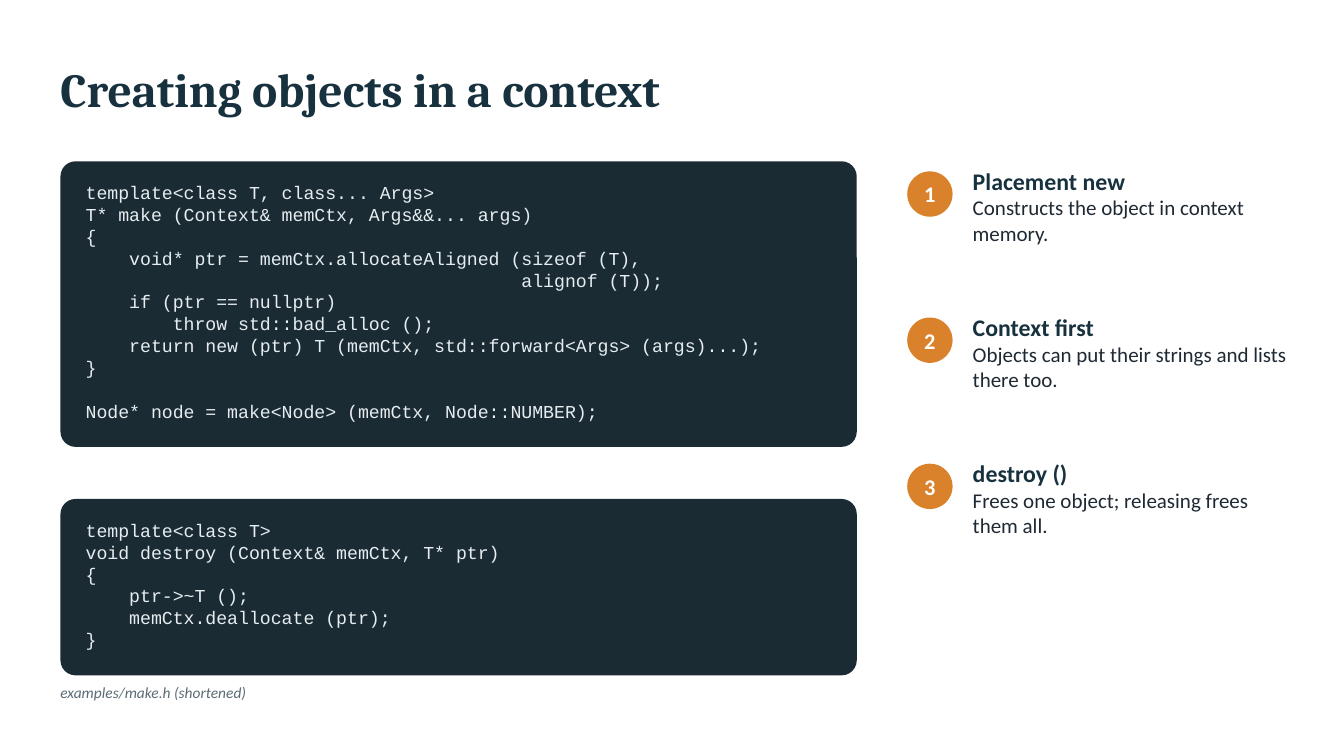
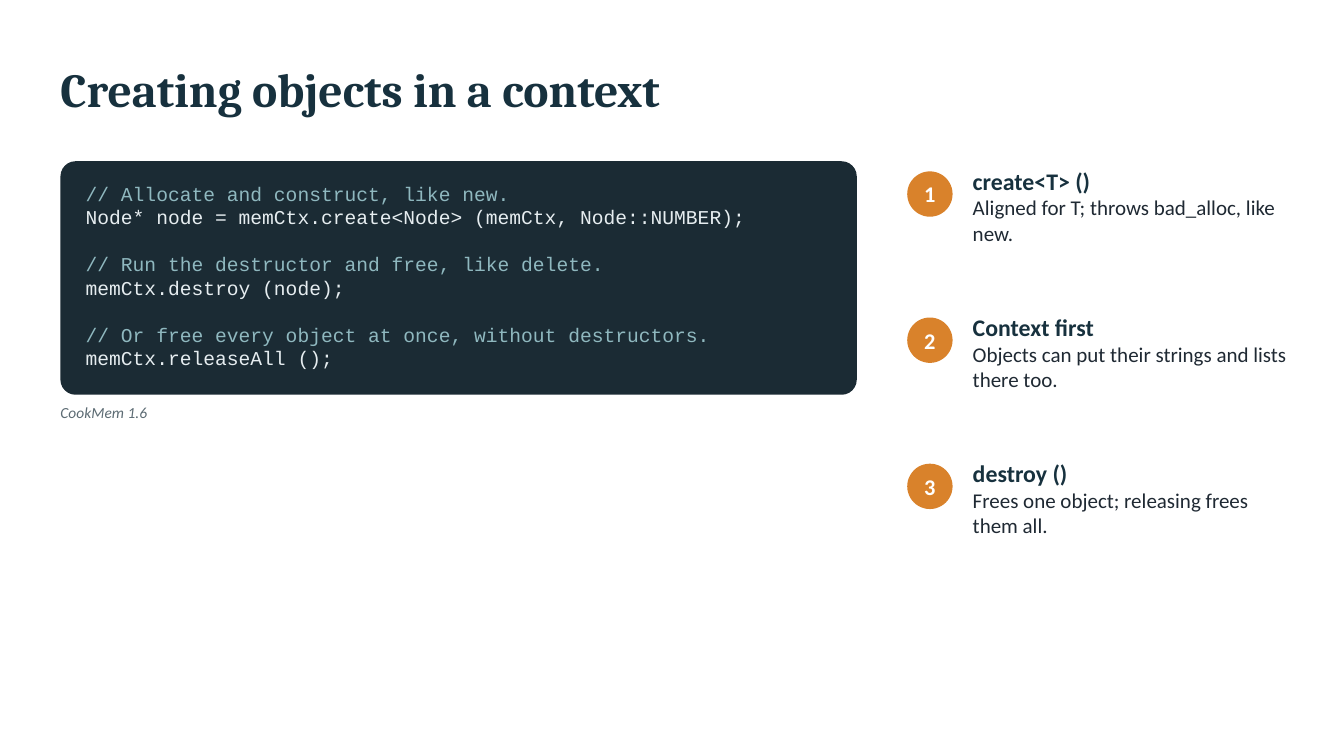
Before and after one commit to coconut2015/cookmem-tutorials, a slide deck: slide 4 of 02-complex-pointer-graphs/slides.pptx. Drawn at 1344x756 pixels with LibreOffice and Linux fonts; fonts in the diff are those of the drawing. Boxes give left, top, right and bottom in pixels: in the first picture for what was removed or moved away, otherwise in the second. Text is boxed around its words. In the diff, an @@ line names an element or a change of style, - is before the commit and + after.

```diff
--- a/02-complex-pointer-graphs/slides.pptx
+++ b/02-complex-pointer-graphs/slides.pptx
@@ rounded rectangle: place and size @@
-rounded rectangle at [60,161,857,447]
+rounded rectangle at [60,161,857,395]
@@ rounded rectangle at [60,161,857,395]: proportions changed @@
@@ text at [973,174,1275,241]: text changed @@
-Placement new
-Constructs the object in context memory.
+create<T> ()
+Aligned for T; throws bad_alloc, like new.
@@ text removed at [86,187,761,422] @@
-template<class T, class... Args>
-T* make (Context& memCtx, Args&&... args)
-{
-void* ptr = memCtx.allocateAligned (sizeof (T),
-alignof (T));
-if (ptr == nullptr)
-throw std::bad_alloc ();
-return new (ptr) T (memCtx, std::forward<Args> (args)...);
-}
-Node* node = make<Node> (memCtx, Node::NUMBER);
@@ text added at [86,187,745,365], 14 pt, text #8FB8BF @@
+// Allocate and construct, like new.
+Node* node = memCtx.create<Node> (memCtx, Node::NUMBER);
+// Run the destructor and free, like delete.
+memCtx.destroy (node);
+// Or free every object at once, without destructors.
+memCtx.releaseAll ();
@@ text added at [60,407,148,418], 11 pt, text #5C6B73, italic @@
+CookMem 1.6
@@ rounded rectangle removed at [60,499,857,676] @@
@@ text removed at [86,524,500,628] @@
-template<class T>
-void destroy (Context& memCtx, T* ptr)
-{
-ptr->~T ();
-memCtx.deallocate (ptr);
-}
@@ text removed at [60,687,246,701] @@
-examples/make.h (shortened)
```
Also in this commit, not shown: 3 other slides changed, 12 other files.
